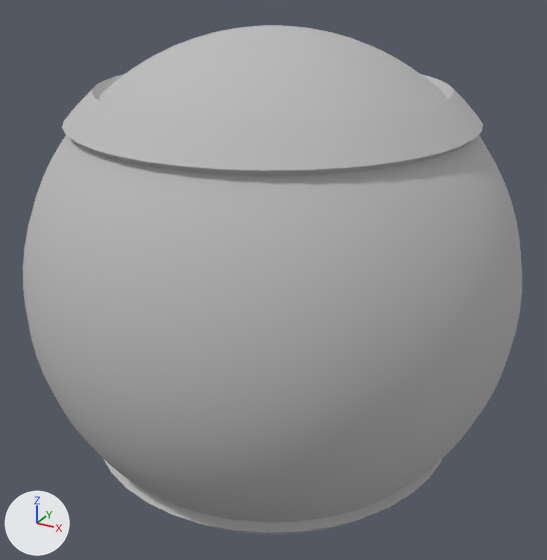
The OBJ model public/model/sphere3.obj: old version first, new version second.
Camera for both pictures: a 50 mm camera at (2.43, -4.41, 2.17) aimed at (0.01, -0.01, -0.03). Arrows for +X, +Y and +Z are at lower left; the lights stay in place. Where no turn or scale is listed for an object, it has been applied to the vertices.

The older version as bpy lines, for what is in view:
```python
me_sphere3 = bpy.data.meshes.new('sphere3')
me_sphere3.from_pydata(...)  # 1722 vertices, 1760 faces; spans x -1.71..1.71, y -1.71..1.71, z -1.71..1.71
me_sphere3.materials.append(mat_initialshadinggroup)  # grey #bcbcbc
ob_sphere3 = bpy.data.objects.new('sphere3', me_sphere3)
ob_sphere3.location = (0.0, 0.0, 0.0)
```
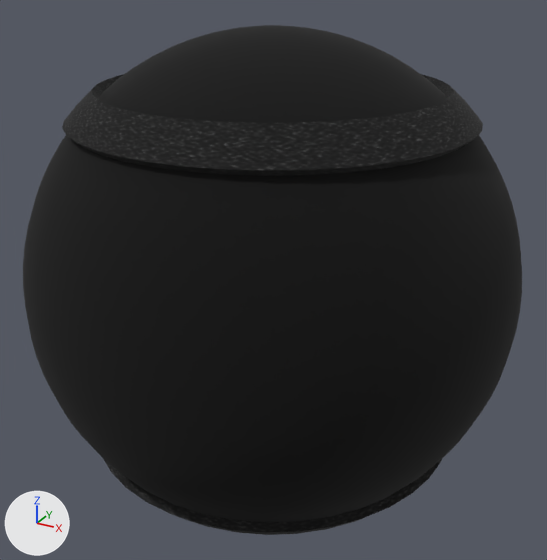
The change, as a list of edits to the scene's bpy script:
```text
Add img_sphere3_png:
    img_sphere3_png = load_image('sphere3.png', 'sphere3.png', 640, 640, 'sRGB')
Add mat_sphere3_initialshadinggroup:
    mat_sphere3_initialshadinggroup = principled_material('sphere3:initialShadingGroup')
    mat_sphere3_initialshadinggroup.texture = img_sphere3_png
    mat_sphere3_initialshadinggroup.roughness = 1.0
Change me_sphere3:
    where me_sphere3.from_pydata(...)  # 1722 vertices, 1760 faces; spans x -1.71..1.71, y -1.71..1.71, z -1.71..1.71
    remove me_sphere3.materials.append(mat_initialshadinggroup)  # grey #bcbcbc
    add me_sphere3.materials.append(mat_sphere3_initialshadinggroup)  # picture img_sphere3_png
```

Changed parts and their boxes [x1, y1, x2, y2] in the pictures (547 x 560 px):
'sphere3', recoloured (grey to black): [23, 25, 522, 535] in both
